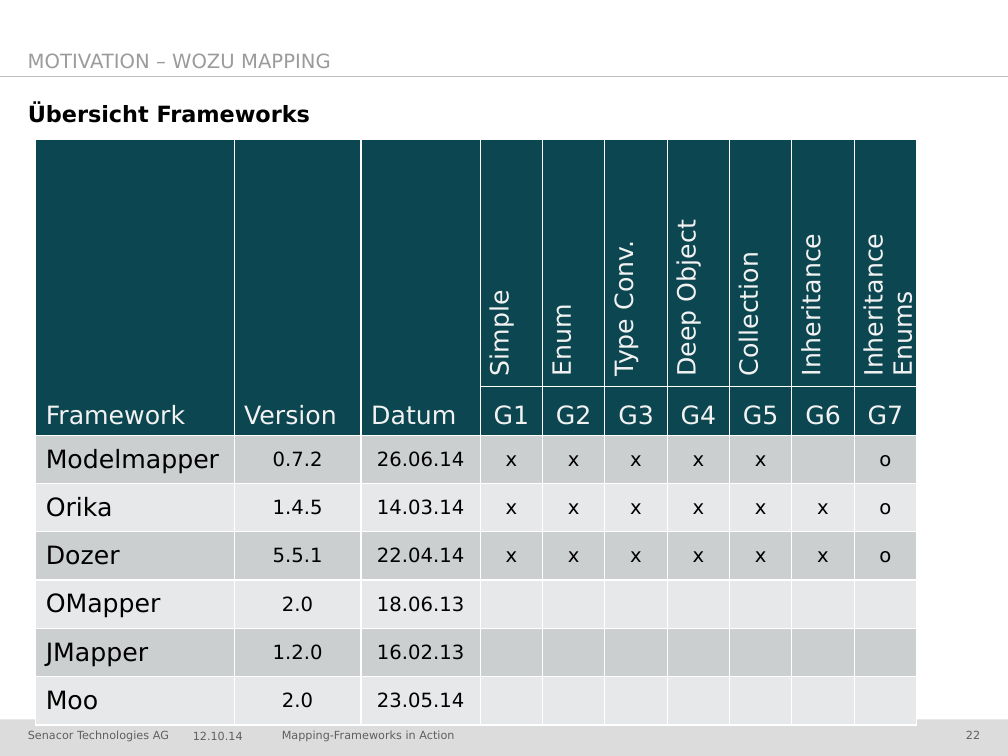
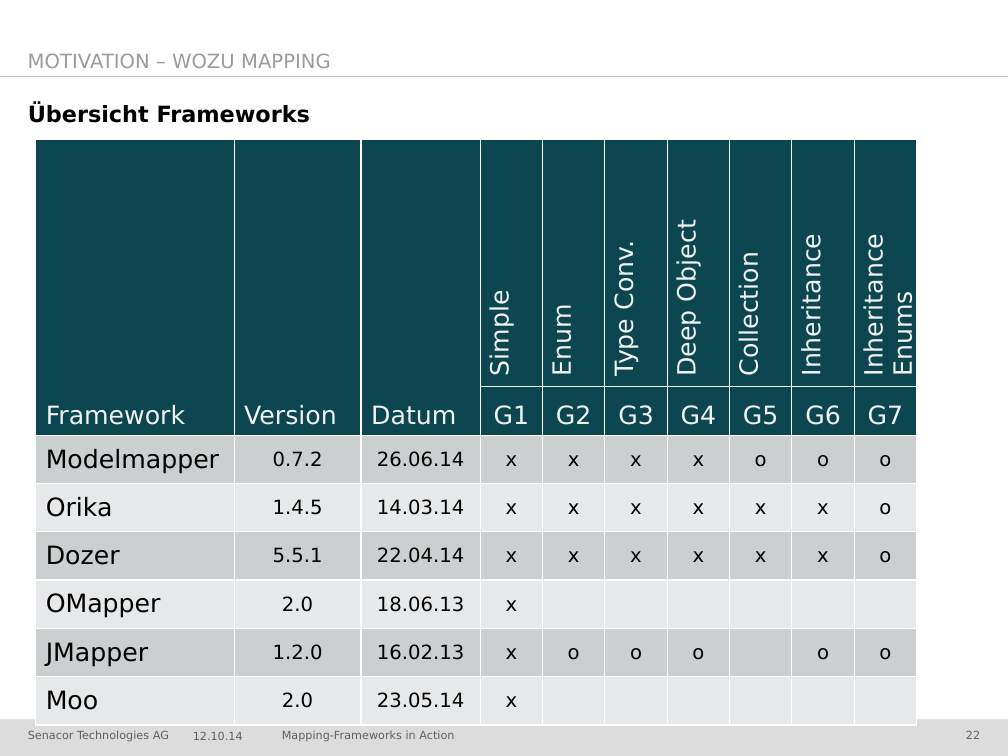
Before and after one commit to jschwalb/Mappings, a slide deck: slide 22 of presentation.pptx. Drawn at 1008x756 pixels with LibreOffice and Linux fonts; fonts in the diff are those of the drawing; background and template pictures are left out. Boxes give left, top, right and bottom in pixels: in the first picture for what was removed or moved away, otherwise in the second. Text is boxed around its words. In the diff, an @@ line names an element or a change of style, - is before the commit and + after.

```diff
--- a/presentation.pptx
+++ b/presentation.pptx
@@ table at (x1=35, y1=140, x2=917, y2=714) @@
-row 3, column 8: x
+row 3, column 8: o
-row 3, column 9: 
+row 3, column 9: o
-row 6, column 4: 
+row 6, column 4: x
-row 7: JMapper | 1.2.0 | 16.02.13 |  |  |  |  |  |  | 
+row 7: JMapper | 1.2.0 | 16.02.13 | x | o | o | o |  | o | o
-row 8, column 4: 
+row 8, column 4: x
```
Also in this commit, not shown: 7 other slides changed, 3 slides added, 2 slides removed.
